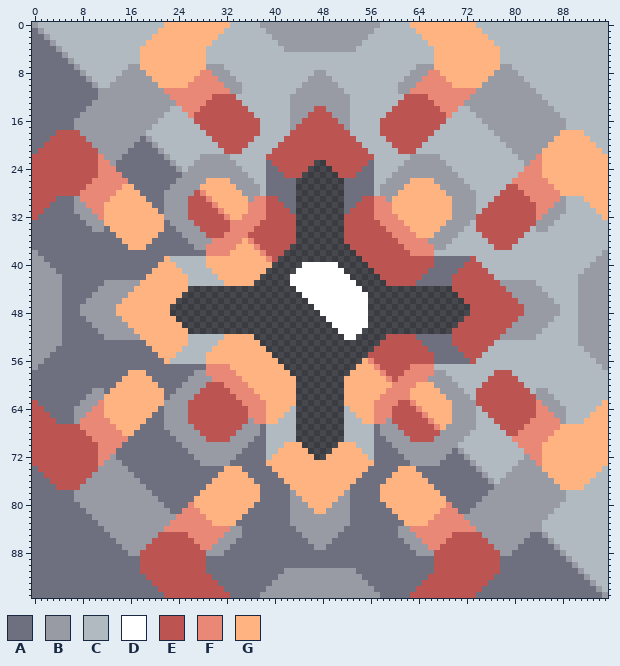
Edited in one commit: sprite sheet (sprites/blocks/craft/7w07.png). This is how it looked before the edit.
The file is 96x96 pixels.
Palette (. is transparent): A #6e7080  B #989aa4  C #b0bac0  D #ffffff  E #bc5452  F #ea8878  G #feb380
The same view after the edit:
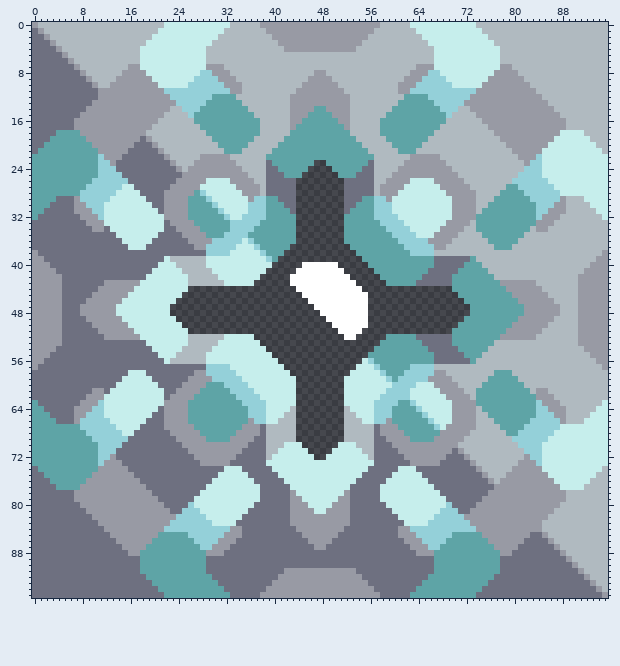
Change:
{"colour":"E","old":"#bc5452","new":"#5ea4a6"}
{"colour":"F","old":"#ea8878","new":"#94d0d9"}
{"colour":"G","old":"#feb380","new":"#c6eeec"}
{"label":"changed","picture_box":[32,22,608,598]}
